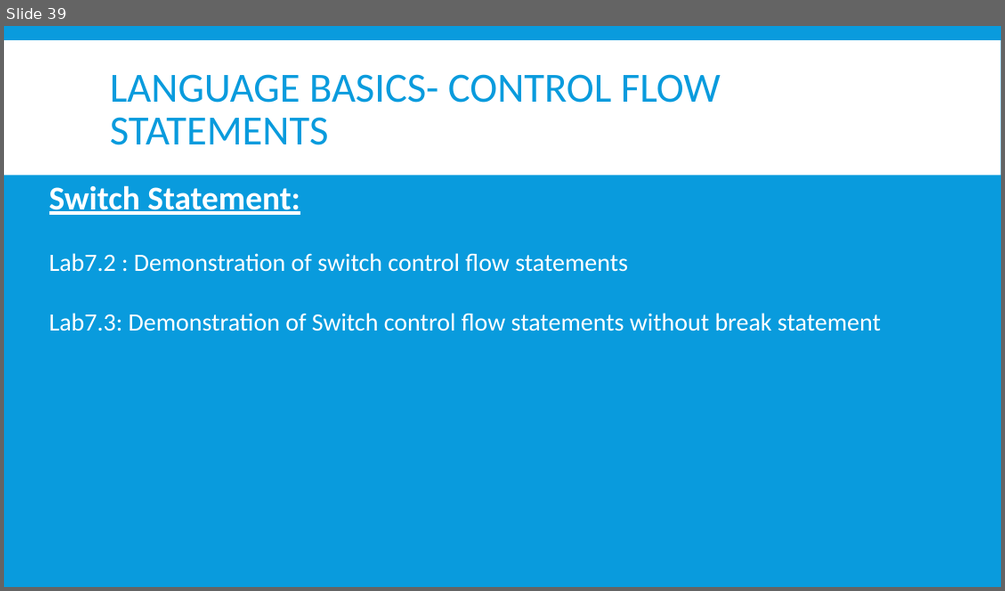
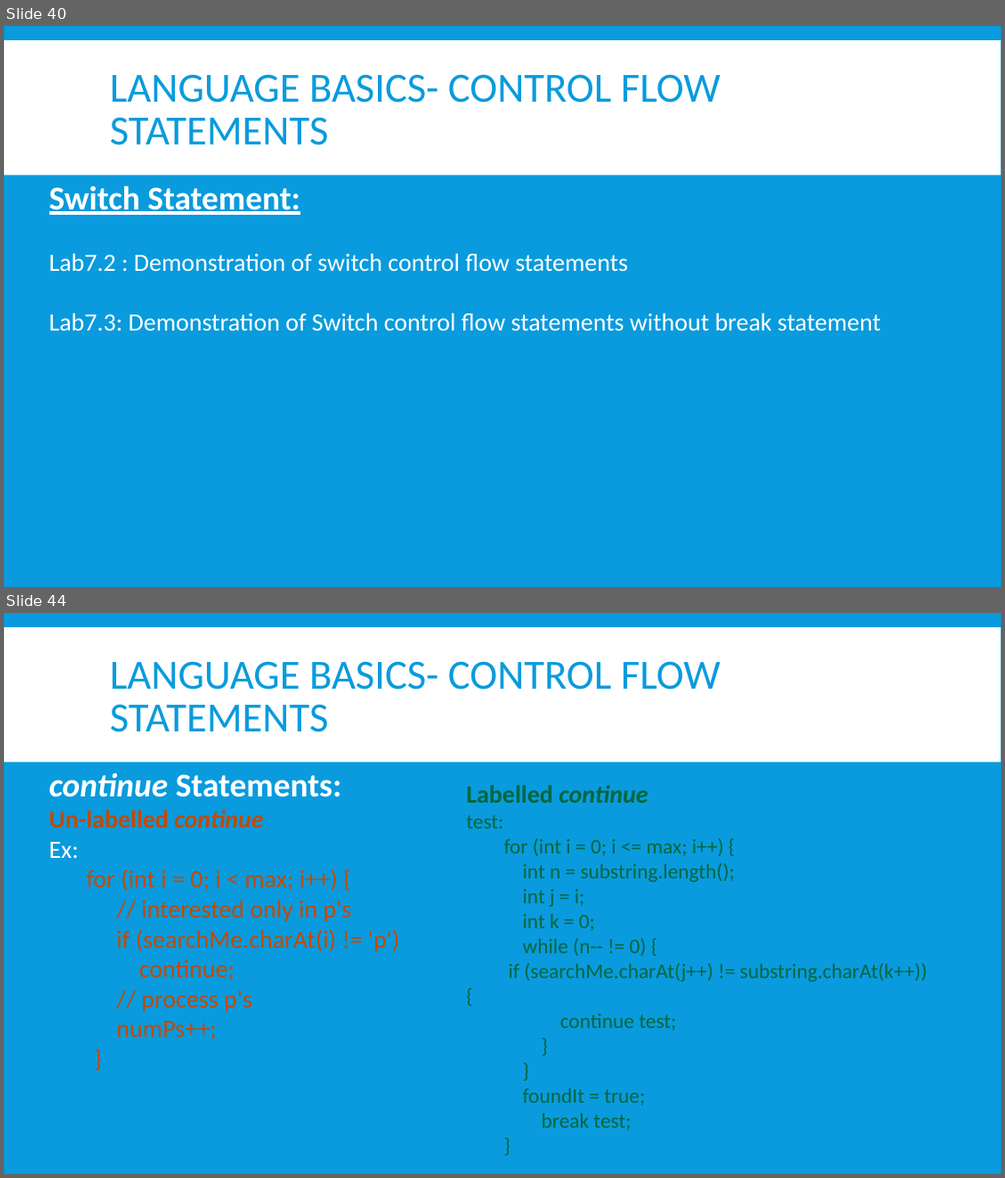
Before and after one commit to nmsgit1234/TechnicalDocs, a slide deck: training/core_java/core_java.pptx. Shown one above the other, each under a label of ours: slide 39 before the commit, slides 40 and 44 after it; the slides between them are not shown. The pictures are 1005x591 and 1005x1178 pixels, drawn with LibreOffice and Linux fonts; fonts in the diff are those of the drawing. Boxes give left, top, right and bottom in pixels: in the first picture for what was removed or moved away, otherwise in the second. Text is boxed around its words. In the diff, an @@ line names an element or a change of style, - is before the commit and + after.

```diff
--- a/training/core_java/core_java.pptx
+++ b/training/core_java/core_java.pptx
@@ slide 44 added at (x1=4, y1=613, x2=1001, y2=1174), background #099BDD; not listed: 1 template element that a slide beside it also shows @@
@@ title added at (x1=110, y1=661, x2=720, y2=732), 40 pt, text #099BDD @@
+LANGUAGE BASICS- CONTROL FLOW STATEMENTS
@@ text added at (x1=49, y1=773, x2=400, y2=1040), 24 pt, text #C14A08 @@
+continue Statements:
+Un-labelled continue
+Ex:
+for (int i = 0; i < max; i++) {
+// interested only in p's
+if (searchMe.charAt(i) != 'p')
+continue;
+// process p's
+numPs++;
+}
@@ text added at (x1=466, y1=785, x2=927, y2=1130), 20 pt, text #04663C @@
+Labelled continue
+test:
+for (int i = 0; i <= max; i++) {
+int n = substring.length();
+int j = i;
+int k = 0;
+while (n-- != 0) {
+if (searchMe.charAt(j++) != substring.charAt(k++)) {
+continue test;
+}
+}
+foundIt = true;
+break test;
+}
@@ what was slide 39 is now slide 40 @@
```
Also in this commit, not shown: 3 slides changed, 26 other slides added, 18 other files.
